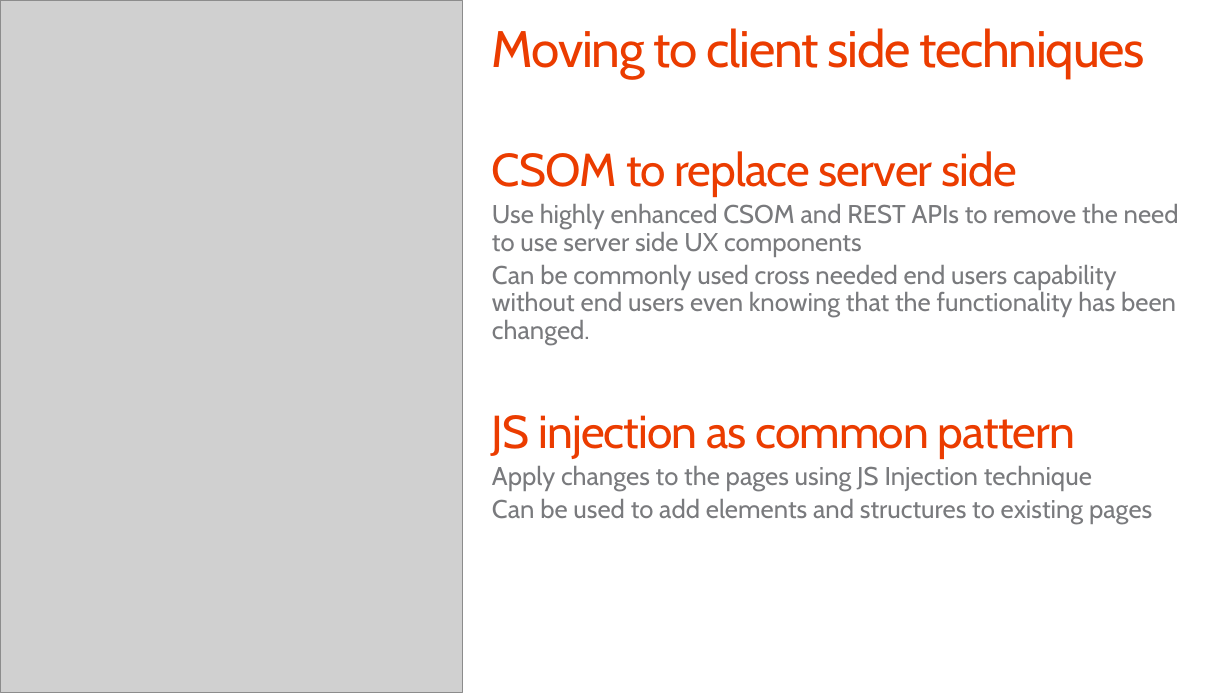
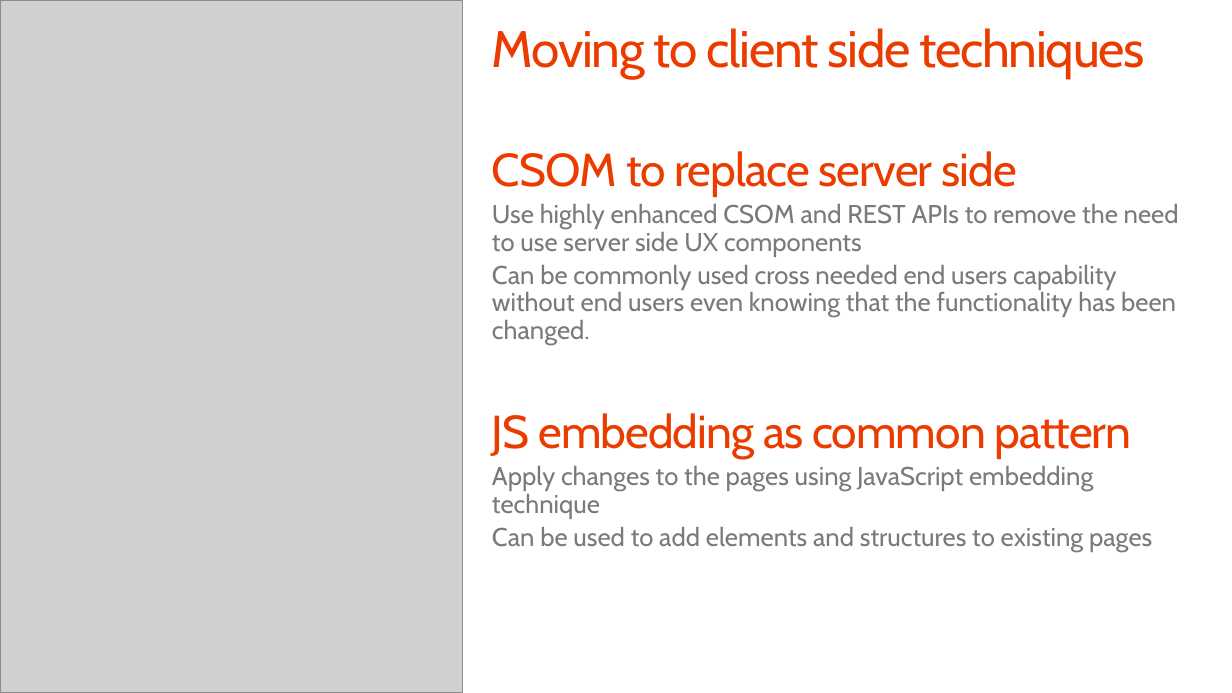
Before and after one commit to OfficeDev/TrainingContent, a slide deck: slide 6 of O3658/04 Building UX components with app model/4_UXComponents.pptx. Drawn at 1232x693 pixels with LibreOffice and Linux fonts; fonts in the diff are those of the drawing; grey boxes stand for pictures; background and template pictures are left out. Boxes give left, top, right and bottom in pixels: in the first picture for what was removed or moved away, otherwise in the second. Text is boxed around its words. In the diff, an @@ line names an element or a change of style, - is before the commit and + after.

Commit message:
Lab fixes, updates on decks and readme files on the JS embedding naming change

```diff
--- a/O3658/04 Building UX components with app model/4_UXComponents.pptx
+++ b/O3658/04 Building UX components with app model/4_UXComponents.pptx
@@ text at (x1=492, y1=413, x2=1132, y2=519): text changed @@
-JS injection as common pattern
-  Apply changes to the pages using JS Injection technique
+JS embedding as common pattern
+  Apply changes to the pages using JavaScript embedding technique
```
Also in this commit, not shown: 6 other slides changed, 4 other files.
